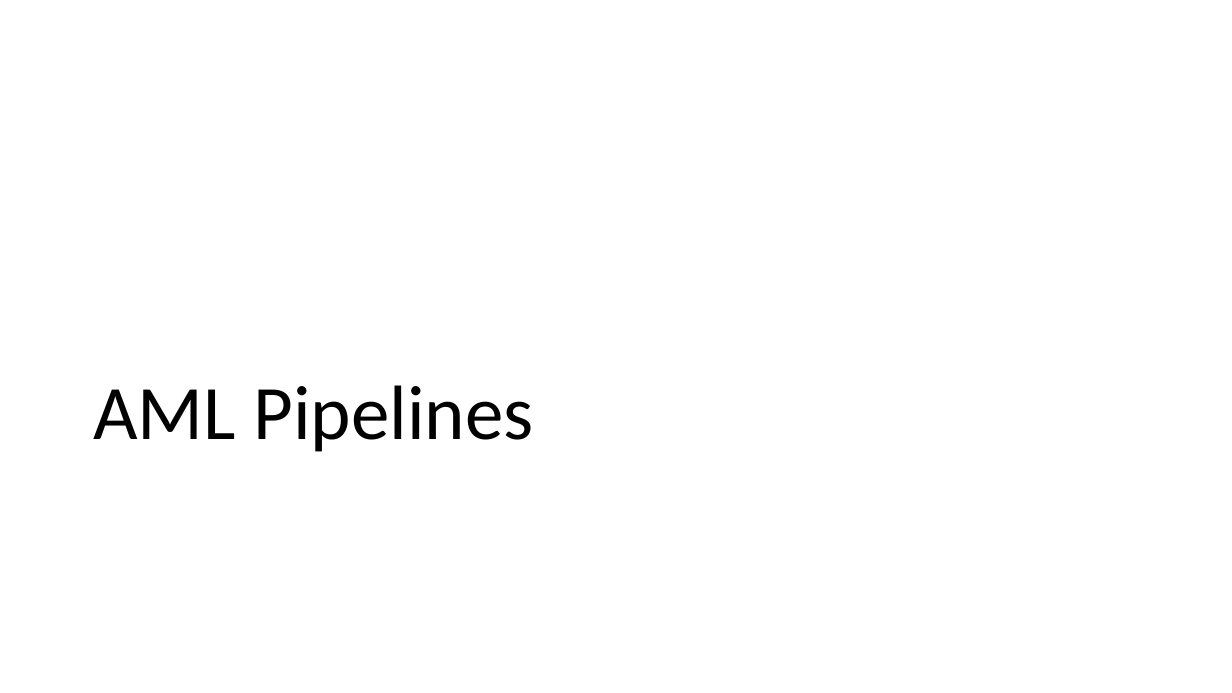
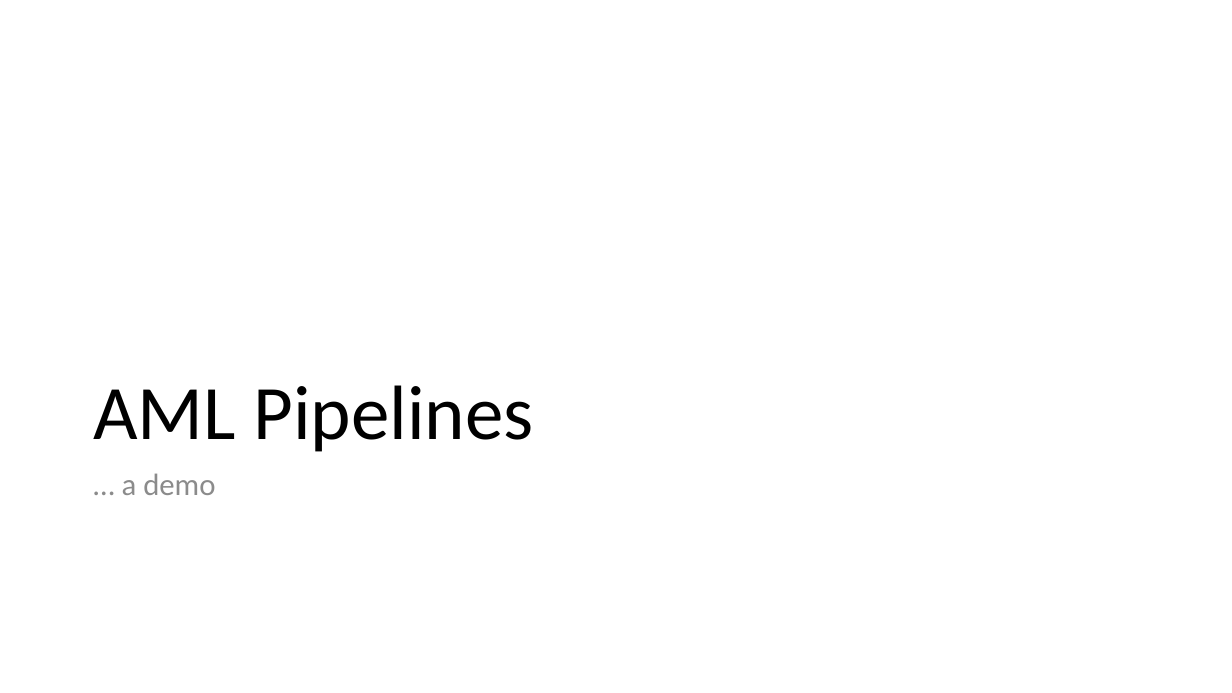
Before and after one commit to cloudscaleml/workshop, a slide deck: slide 21 of powerpoint/MLOps.pptx (slide 8 before the commit). Drawn at 1232x693 pixels with LibreOffice and Linux fonts; fonts in the diff are those of the drawing. Boxes give left, top, right and bottom in pixels: in the first picture for what was removed or moved away, otherwise in the second. Text is boxed around its words. In the diff, an @@ line names an element or a change of style, - is before the commit and + after.

```diff
--- a/powerpoint/MLOps.pptx
+++ b/powerpoint/MLOps.pptx
@@ text added at (122, 473, 215, 495), 24 pt, text #8C8C8C @@
+… a demo
```
Also in this commit, not shown: 35 slides added, 15 slides removed.
